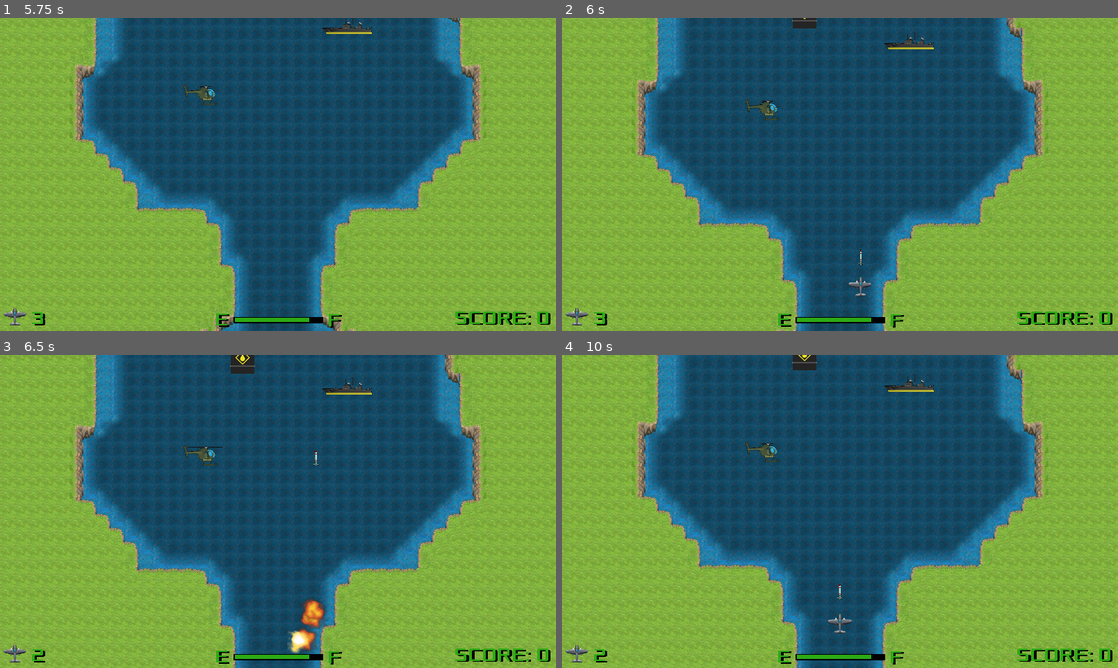
Above: before the commit, frames 1-4 (two rows, left to right).
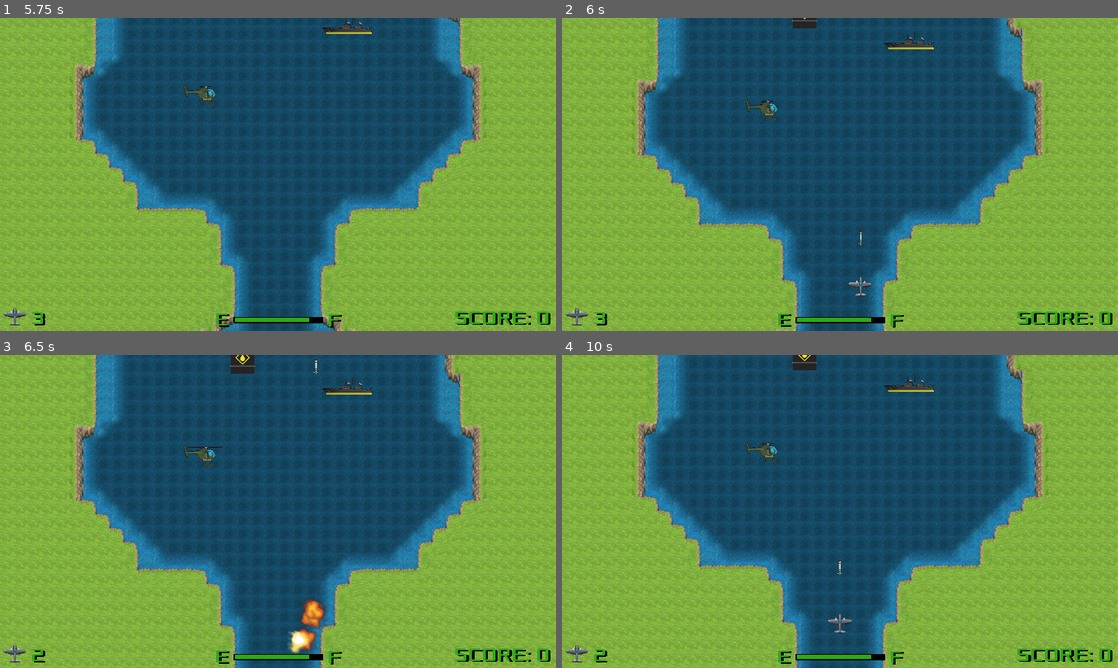
Above: after the commit, the same moments.

Repository: PawelKrywulko/TGW_G-8_Z1
Game: Godot game, scene res://scenes/GameManager.tscn
The game is run twice, just before and just after one commit, with the same random seed, the same clock (stepped at 60 frames per second) and the same inputs.
Inputs:
- Up to frame 1 (5.75 s): tap Enter at 0.5 s; hold Right (ui_right) 0.53-1.28 s; hold Space (interact) 0.53-1.28 s; hold Down (ui_down) 1.28-2.03 s; tap Space (interact) at 1.35, 2.85, 4.35 s; hold Right (ui_right) 2.03-2.78 s; hold Space (interact) 2.03-2.78 s; hold Up (ui_up) 2.78-3.53 s; hold Space (interact) 3.53-4.28 s; hold Left (ui_left) 3.53-5.03 s; hold Down (ui_down) from 5.03 s (still down); hold Space (interact) from 5.03 s (still down)
- Up to frame 2 (6 s): release Down (ui_down) at 5.78 s; release Space (interact) at 5.78 s; hold Right (ui_right) from 5.78 s (still down); tap Space (interact) at 5.85 s
- Up to frame 3 (6.5 s): keep holding Right (ui_right)
- Up to frame 4 (10 s): release Right (ui_right) at 6.53 s; hold Up (ui_up) 6.53-7.28 s; hold Space (interact) 6.53-7.28 s; hold Right (ui_right) 7.28-8.03 s; tap Space (interact) at 7.35, 8, 8.85 s; hold Down (ui_down) 8.03-8.78 s; hold Space (interact) 8.03-8.78 s; hold Left (ui_left) 8.78-9.53 s; hold Up (ui_up) from 9.53 s (still down); hold Space (interact) from 9.53 s (still down)

Frame 1 is identical in both runs. In frame 2, less than 0.1% of the frame differs, in the area x 53-55%, y 67-79%; in frame 3, less than 0.1%, in the area x 56-58%, y 1-36%; in frame 4, less than 0.1%.
Error in both runs: Trying to assign value of type 'ProgressBar' to a variable of type 'Label'. (res://scripts/HUD.gd:6)

Commit message:
increased projectile speed

Diff:
--- a/River Raid/scenes/Projectile.tscn
+++ b/River Raid/scenes/Projectile.tscn
@@ -13,7 +13,7 @@
 position = Vector2( 978.329, 72.0817 )
 scale = Vector2( 0.75, 0.75 )
 script = ExtResource( 1 )
-speed = 1000
+speed = 1500
 
 [node name="Sprite" type="Sprite" parent="."]
 position = Vector2( -1.85315, 3.24316 )
